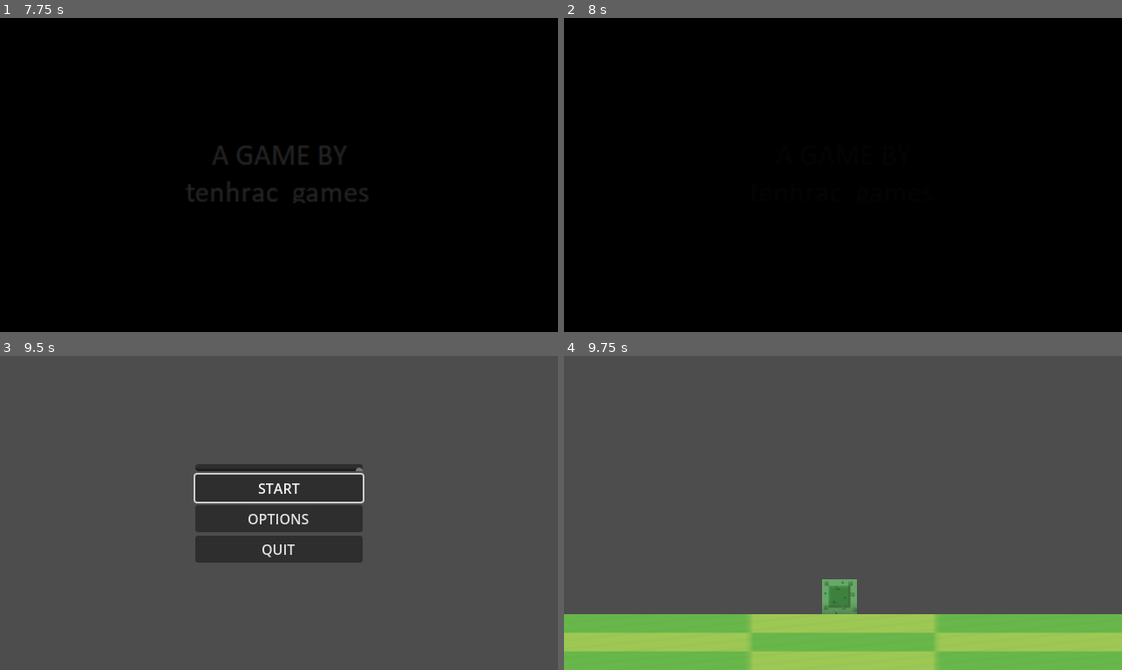
Above: before the commit, frames 1-4 (two rows, left to right).
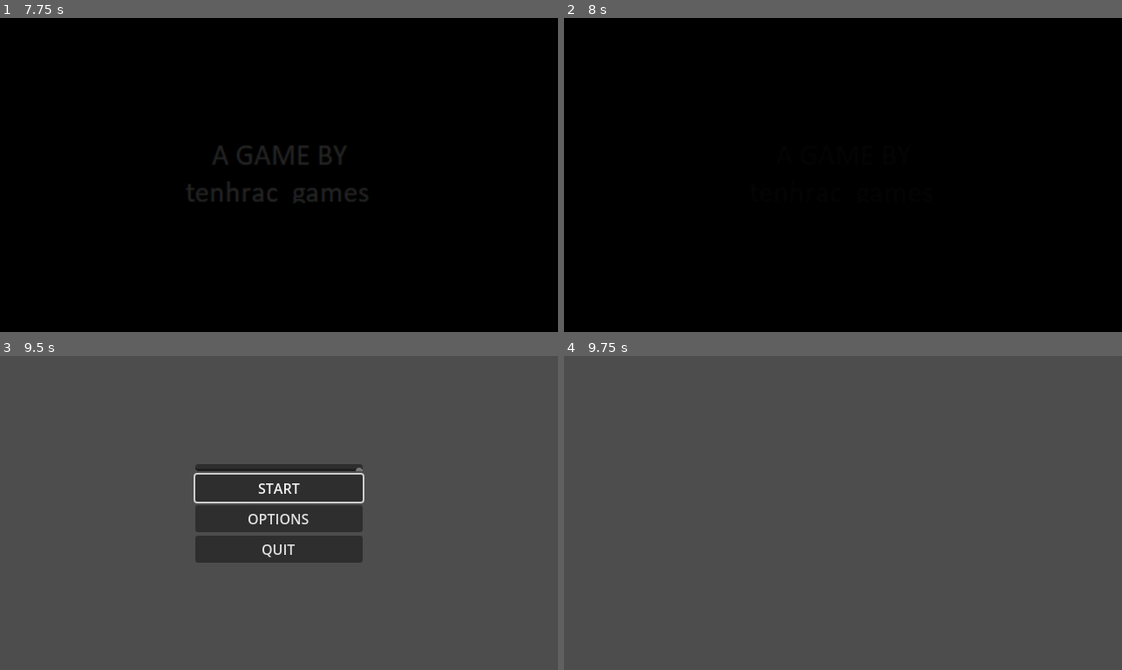
Above: after the commit, the same moments.

Repository: ondrejhonus/jumping_adventure
Game: Godot game, scene res://Scenes/intro.tscn
Same seed, same stepped clock (60 frames per second), same inputs: the game is played once before the commit and once after it.
Inputs:
- Up to frame 1 (7.75 s): tap Enter (ui_accept) at 0.5, 0.77, 1.52, 3.02, 3.5, 3.77, 4.25, 4.52, 5, 5.75, 6.02, 6.77, 7.52 s; hold Right (ui_right) 0.53-2.03 s; hold Left (ui_left) 2.03-2.78 s; hold Right (ui_right) 2.78-4.28 s; hold Left (ui_left) 4.28-5.03 s; hold Right (ui_right) 5.03-5.78 s; hold Left (ui_left) 5.78-7.28 s; hold Right (ui_right) from 7.28 s (still down)
- Up to frame 2 (8 s): keep holding Right (ui_right)
- Up to frame 3 (9.5 s): keep holding Right (ui_right); tap Enter (ui_accept) at 8.75, 9.02 s
- Up to frame 4 (9.75 s): release Right (ui_right) at 9.5 s; click "START" at 9.5 s

Frames 1-3 are identical in both runs. In frame 4, 18% of the frame differs, in the area x 0-100%, y 71-100%.

Commit message:
Add files via upload

Diff:
--- a/jumpadventure/Scenes/LevelOne.xml.tscn
+++ b/jumpadventure/Scenes/LevelOne.xml.tscn
@@ -1,41 +1,145 @@
-[gd_scene load_steps=6 format=3 uid="uid://bxeriegyi1ser"]
+[gd_scene load_steps=7 format=3 uid="uid://bxeriegyi1ser"]
 
-[ext_resource type="Texture2D" uid="uid://cxi1f6kk1oft1" path="res://Textures/grass.webp" id="1_0wchd"]
+[ext_resource type="Texture2D" uid="uid://uuu60yidb2ig" path="res://Textures/block.jpg" id="1_pl354"]
 [ext_resource type="Script" path="res://Scenes/slime.gd" id="2_8n3i1"]
-[ext_resource type="Texture2D" uid="uid://dvlkve018e2qe" path="res://Textures/Slime_Block (1).png" id="3_cpsst"]
+[ext_resource type="Texture2D" uid="uid://dspbh830uh0tc" path="res://Textures/dirt.jpg" id="2_wk88e"]
+[ext_resource type="Texture2D" uid="uid://ce33i47b47qyk" path="res://Textures/grass-removebg-preview.png" id="3_84512"]
 
 [sub_resource type="RectangleShape2D" id="RectangleShape2D_srbxm"]
-size = Vector2(20, 21.3333)
+size = Vector2(416.011, 37.8442)
 
 [sub_resource type="RectangleShape2D" id="RectangleShape2D_djc6e"]
-size = Vector2(40, 40)
+size = Vector2(24, 48)
 
 [node name="World" type="Node2D"]
 
 [node name="ground" type="StaticBody2D" parent="."]
-position = Vector2(320, 328)
+position = Vector2(16, 320)
+scale = Vector2(0.0480282, 0.490601)
+
+[node name="CollisionShape2D" type="CollisionShape2D" parent="ground"]
+position = Vector2(6336.18, 24.7664)
+scale = Vector2(32, 2.98223)
+shape = SubResource("RectangleShape2D_srbxm")
 
 [node name="Sprite2D" type="Sprite2D" parent="ground"]
-scale = Vector2(5, 0.5)
-texture = ExtResource("1_0wchd")
-metadata/_edit_lock_ = true
+scale = Vector2(6.70272, 0.653391)
+texture = ExtResource("1_pl354")
 
-[node name="CollisionShape2D" type="CollisionShape2D" parent="ground"]
-scale = Vector2(32, 3)
-shape = SubResource("RectangleShape2D_srbxm")
+[node name="Sprite2D2" type="Sprite2D" parent="ground"]
+position = Vector2(666.275, 0)
+scale = Vector2(6.70272, 0.653391)
+texture = ExtResource("1_pl354")
+
+[node name="Sprite2D3" type="Sprite2D" parent="ground"]
+position = Vector2(1332.55, 0)
+scale = Vector2(6.70272, 0.653391)
+texture = ExtResource("1_pl354")
+
+[node name="Sprite2D4" type="Sprite2D" parent="ground"]
+position = Vector2(1998.82, 0)
+scale = Vector2(6.70272, 0.653391)
+texture = ExtResource("1_pl354")
+
+[node name="Sprite2D5" type="Sprite2D" parent="ground"]
+position = Vector2(2665.1, 0)
+scale = Vector2(6.70272, 0.653391)
+texture = ExtResource("1_pl354")
+
+[node name="Sprite2D6" type="Sprite2D" parent="ground"]
+position = Vector2(3331.37, 0)
+scale = Vector2(6.70272, 0.653391)
+texture = ExtResource("1_pl354")
+
+[node name="Sprite2D7" type="Sprite2D" parent="ground"]
+position = Vector2(3997.65, 0)
+scale = Vector2(6.70272, 0.653391)
+texture = ExtResource("1_pl354")
+
+[node name="Sprite2D8" type="Sprite2D" parent="ground"]
+position = Vector2(4663.92, 0)
+scale = Vector2(6.70272, 0.653391)
+texture = ExtResource("1_pl354")
+
+[node name="Sprite2D9" type="Sprite2D" parent="ground"]
+position = Vector2(5330.2, 0)
+scale = Vector2(6.70272, 0.653391)
+texture = ExtResource("1_pl354")
+
+[node name="Sprite2D10" type="Sprite2D" parent="ground"]
+position = Vector2(5996.47, 0)
+scale = Vector2(6.70272, 0.653391)
+texture = ExtResource("1_pl354")
+
+[node name="Sprite2D11" type="Sprite2D" parent="ground"]
+position = Vector2(6662.75, 0)
+scale = Vector2(6.70272, 0.653391)
+texture = ExtResource("1_pl354")
+
+[node name="Sprite2D12" type="Sprite2D" parent="ground"]
+position = Vector2(7329.02, 0)
+scale = Vector2(6.70272, 0.653391)
+texture = ExtResource("1_pl354")
+
+[node name="Sprite2D13" type="Sprite2D" parent="ground"]
+position = Vector2(7995.3, 0)
+scale = Vector2(6.70272, 0.653391)
+texture = ExtResource("1_pl354")
+
+[node name="Sprite2D14" type="Sprite2D" parent="ground"]
+position = Vector2(8661.57, 0)
+scale = Vector2(6.70272, 0.653391)
+texture = ExtResource("1_pl354")
+
+[node name="Sprite2D15" type="Sprite2D" parent="ground"]
+position = Vector2(9327.85, 0)
+scale = Vector2(6.70272, 0.653391)
+texture = ExtResource("1_pl354")
+
+[node name="Sprite2D16" type="Sprite2D" parent="ground"]
+position = Vector2(9994.12, 0)
+scale = Vector2(6.70272, 0.653391)
+texture = ExtResource("1_pl354")
+
+[node name="Sprite2D17" type="Sprite2D" parent="ground"]
+position = Vector2(10660.4, 0)
+scale = Vector2(6.70272, 0.653391)
+texture = ExtResource("1_pl354")
+
+[node name="Sprite2D18" type="Sprite2D" parent="ground"]
+position = Vector2(11326.7, 0)
+scale = Vector2(6.70272, 0.653391)
+texture = ExtResource("1_pl354")
+
+[node name="Sprite2D19" type="Sprite2D" parent="ground"]
+position = Vector2(11992.9, 0)
+scale = Vector2(6.70272, 0.653391)
+texture = ExtResource("1_pl354")
+
+[node name="Sprite2D20" type="Sprite2D" parent="ground"]
+position = Vector2(12659.2, 0)
+scale = Vector2(6.70272, 0.653391)
+texture = ExtResource("1_pl354")
+
+[node name="Sprite2D21" type="Sprite2D" parent="ground"]
+position = Vector2(6329.61, 48.9196)
+scale = Vector2(133.279, 0.721643)
+texture = ExtResource("2_wk88e")
 
 [node name="Slime" type="CharacterBody2D" parent="."]
-position = Vector2(208, 168)
+position = Vector2(224, 184)
 script = ExtResource("2_8n3i1")
 
 [node name="Sprite2D" type="Sprite2D" parent="Slime"]
-position = Vector2(108, 108)
-scale = Vector2(0.15625, 0.15625)
-texture = ExtResource("3_cpsst")
-metadata/_edit_lock_ = true
+position = Vector2(88, 96)
+scale = Vector2(0.34156, 0.284492)
+texture = ExtResource("3_84512")
 
 [node name="CollisionShape2D" type="CollisionShape2D" parent="Slime"]
-position = Vector2(108, 108)
+position = Vector2(84, 96)
 shape = SubResource("RectangleShape2D_djc6e")
 one_way_collision_margin = 0.0
-metadata/_edit_lock_ = true
+
+[node name="CollisionPolygon2D" type="CollisionPolygon2D" parent="."]
+position = Vector2(0, 32)
+polygon = PackedVector2Array(0, 0, 0, 360, -24, 360, -24, -24, 664, -24, 664, 360, 640, 360, 640, 0, 0, 0)
--- a/jumpadventure/Scenes/intro.tscn
+++ b/jumpadventure/Scenes/intro.tscn
@@ -19,21 +19,6 @@
 "values": [Color(0, 0, 0, 1), Color(0, 0, 0, 0)]
 }
 
-[sub_resource type="Animation" id="Animation_adefn"]
-length = 0.001
-tracks/0/type = "value"
-tracks/0/imported = false
-tracks/0/enabled = true
-tracks/0/path = NodePath("ColorRect:color")
-tracks/0/interp = 1
-tracks/0/loop_wrap = true
-tracks/0/keys = {
-"times": PackedFloat32Array(0),
-"transitions": PackedFloat32Array(1),
-"update": 0,
-"values": [Color(0, 0, 0, 1)]
-}
-
 [sub_resource type="Animation" id="Animation_p47xm"]
 resource_name = "Fade out"
 length = 3.0
@@ -48,6 +33,21 @@
 "transitions": PackedFloat32Array(1, 1),
 "update": 0,
 "values": [Color(0, 0, 0, 0), Color(0, 0, 0, 1)]
+}
+
+[sub_resource type="Animation" id="Animation_adefn"]
+length = 0.001
+tracks/0/type = "value"
+tracks/0/imported = false
+tracks/0/enabled = true
+tracks/0/path = NodePath("ColorRect:color")
+tracks/0/interp = 1
+tracks/0/loop_wrap = true
+tracks/0/keys = {
+"times": PackedFloat32Array(0),
+"transitions": PackedFloat32Array(1),
+"update": 0,
+"values": [Color(0, 0, 0, 1)]
 }
 
 [sub_resource type="AnimationLibrary" id="AnimationLibrary_jsutm"]
